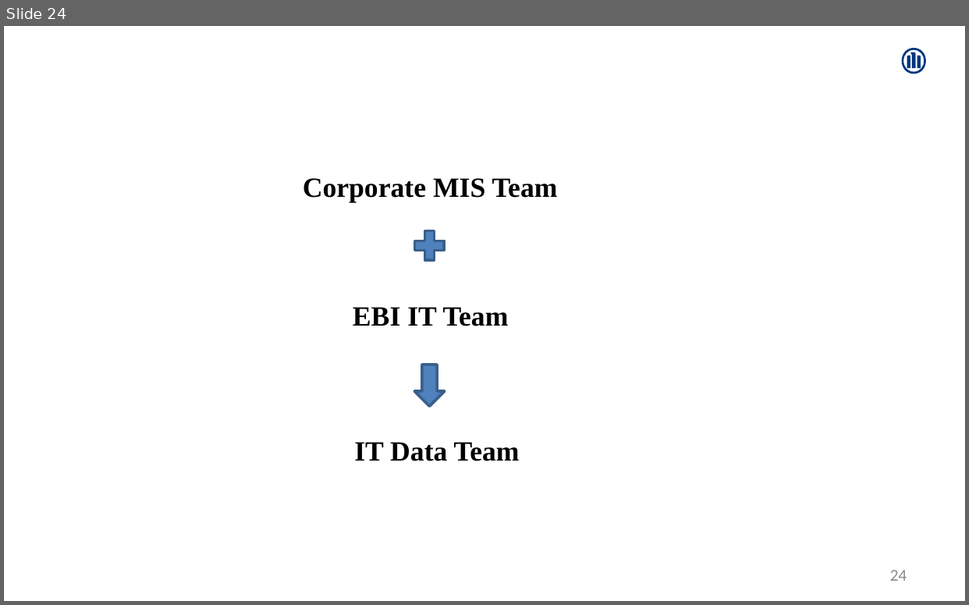
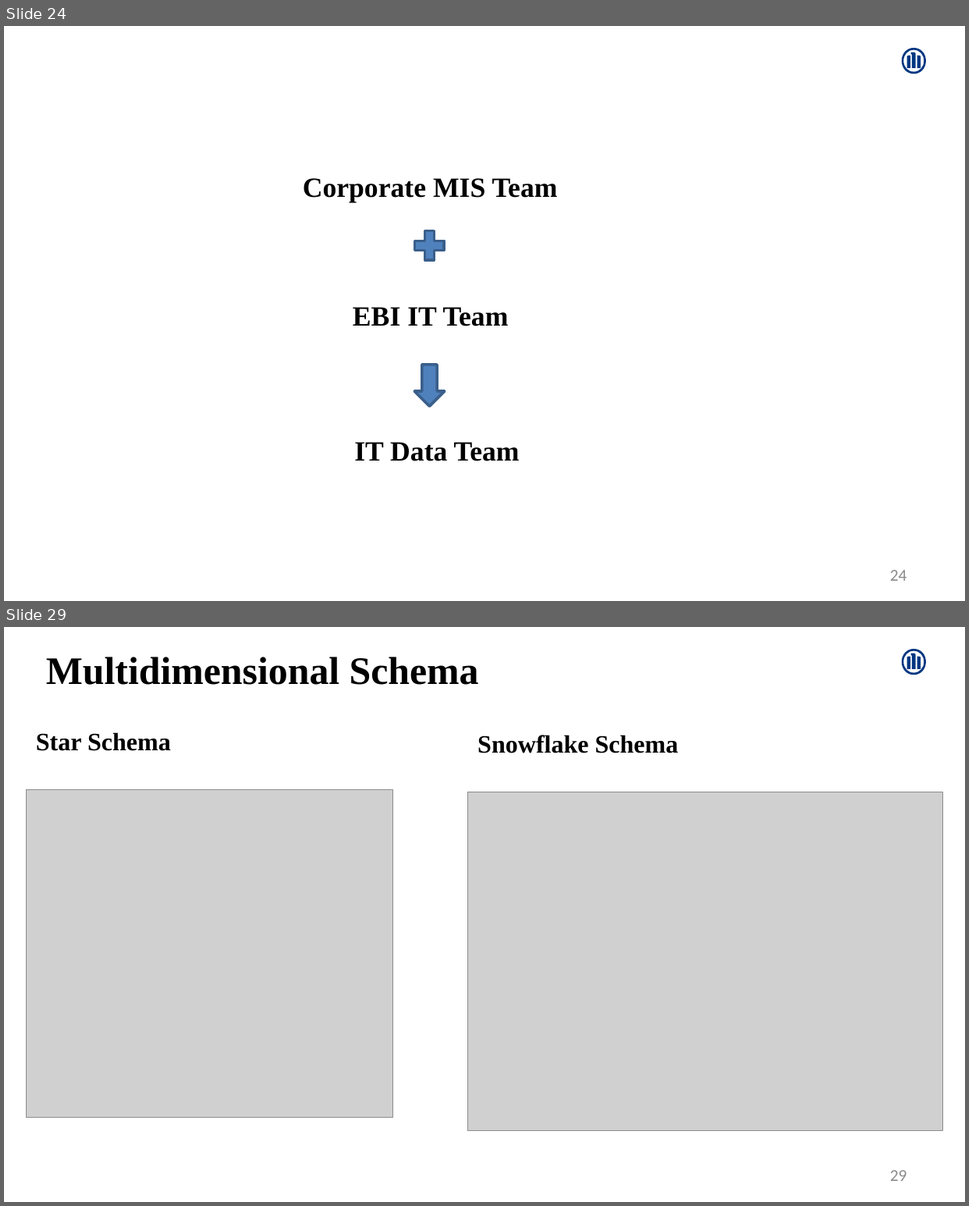
Before and after one commit to Amrutha-Mohan/UpdatedProjects, a slide deck: AmruthaMohan.pptx. Shown one above the other, each under a label of ours: slide 24 before the commit, slides 24 and 29 after it; the slides between them are not shown. The pictures are 969x605 and 969x1206 pixels, drawn with LibreOffice and Linux fonts; fonts in the diff are those of the drawing; grey boxes stand for pictures. Boxes give left, top, right and bottom in pixels: in the first picture for what was removed or moved away, otherwise in the second. Text is boxed around its words. In the diff, an @@ line names an element or a change of style, - is before the commit and + after.

```diff
--- a/AmruthaMohan.pptx
+++ b/AmruthaMohan.pptx
@@ slide 29 added at (4, 627, 965, 1202), background #FFFFFF; not listed: 1 template element that a slide beside it also shows @@
@@ text added at (46, 657, 479, 685), 28 pt, text #000000, bold @@
+Multidimensional Schema
@@ text added at (36, 732, 171, 751), 18 pt, text #000000, bold @@
+Star Schema
@@ text added at (477, 735, 679, 753), 18 pt, text #000000, bold @@
+Snowflake Schema
@@ picture added at (26, 789, 393, 1117) @@
@@ picture added at (468, 792, 943, 1131) @@
@@ page number added at (890, 1170, 907, 1181), 12 pt, text #8C8C8C @@
+29
```
Also in this commit, not shown: 4 slides changed, 7 other slides added, 1 slide removed.
